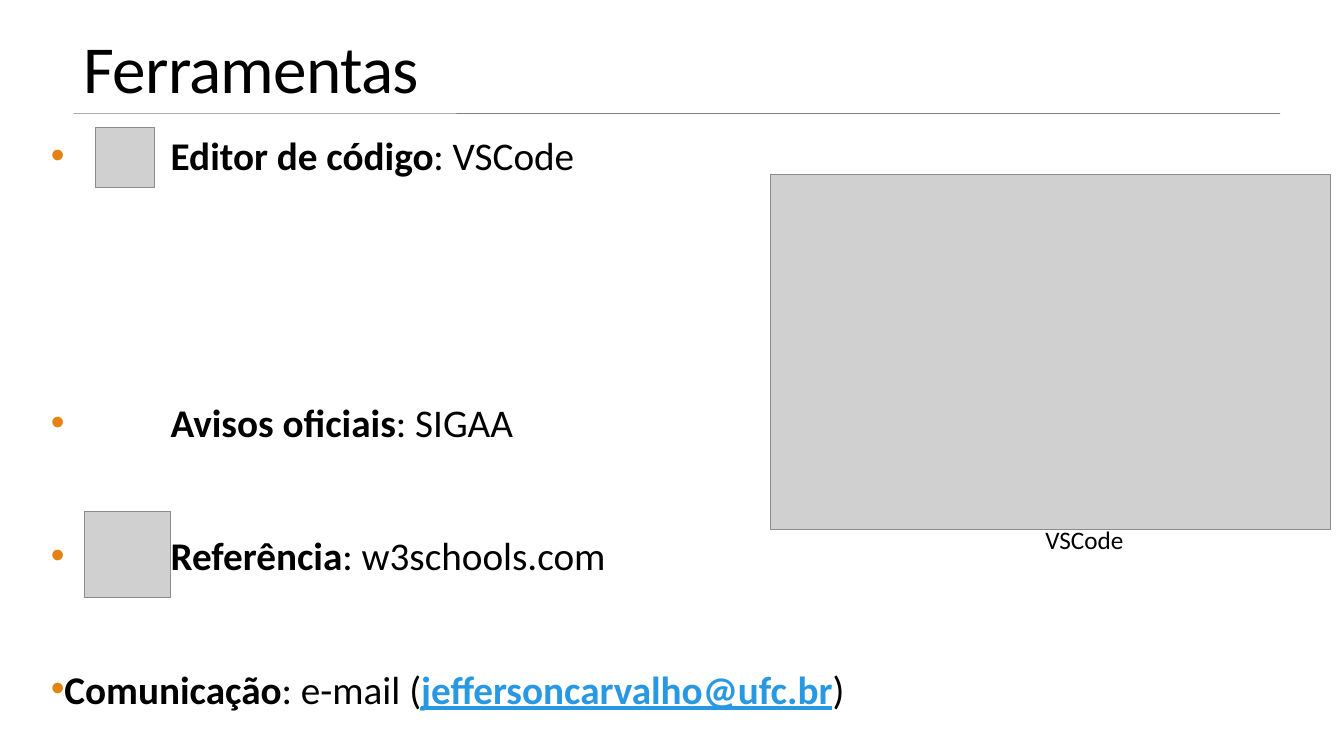
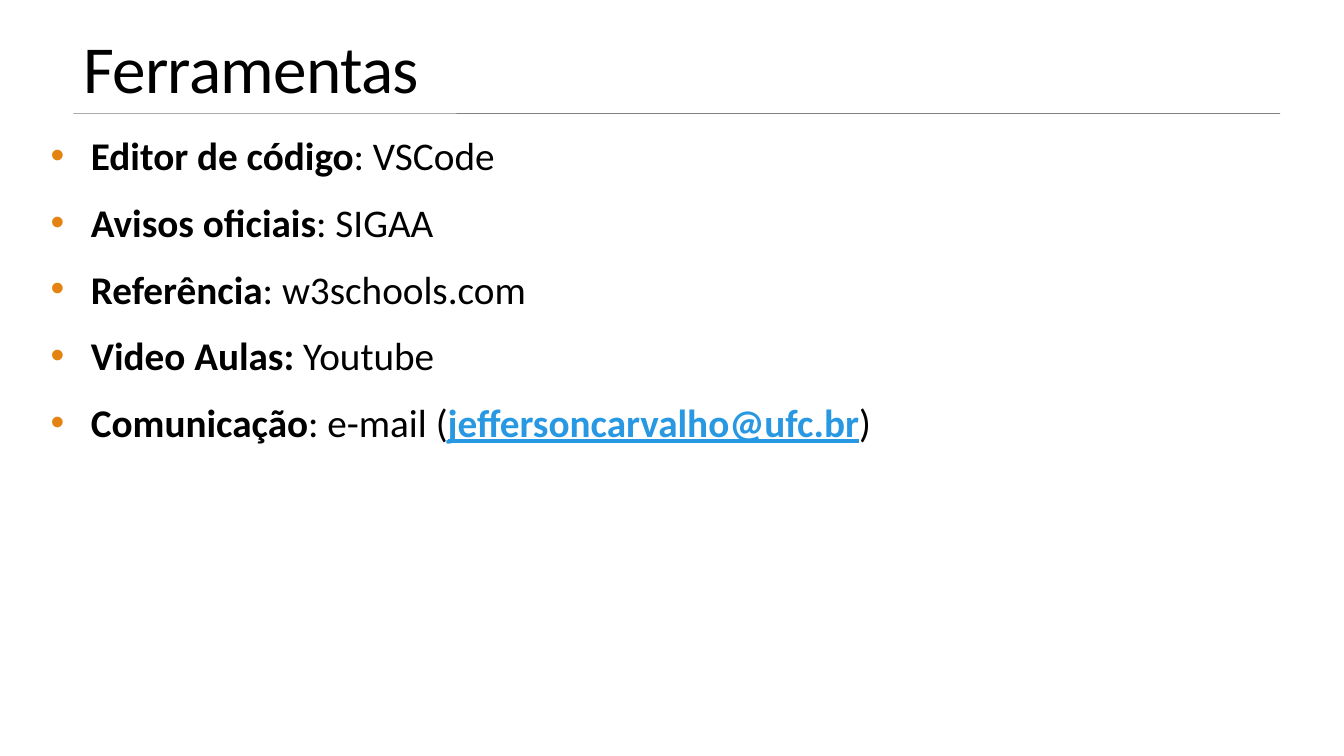
Before and after one commit to jeffersoncarvalho/ufc_2024_2, a slide deck: slide 4 of LMS/slides/0 - Introdução_disciplina.pptx. Drawn at 1344x756 pixels with LibreOffice and Linux fonts; fonts in the diff are those of the drawing; grey boxes stand for pictures. Boxes give left, top, right and bottom in pixels: in the first picture for what was removed or moved away, otherwise in the second. Text is boxed around its words. In the diff, an @@ line names an element or a change of style, - is before the commit and + after.

```diff
--- a/LMS/slides/0 - Introdução_disciplina.pptx
+++ b/LMS/slides/0 - Introdução_disciplina.pptx
@@ picture removed at (96,128,155,188) @@
@@ picture removed at (771,174,1332,530) @@
@@ text at (91,342,434,371): paragraph added @@
+• Video Aulas: Youtube
@@ picture removed at (85,512,171,599) @@
@@ text removed at (1045,529,1123,549) @@
-VSCode
```
Also in this commit, not shown: 4 other slides changed, 3 other files.
